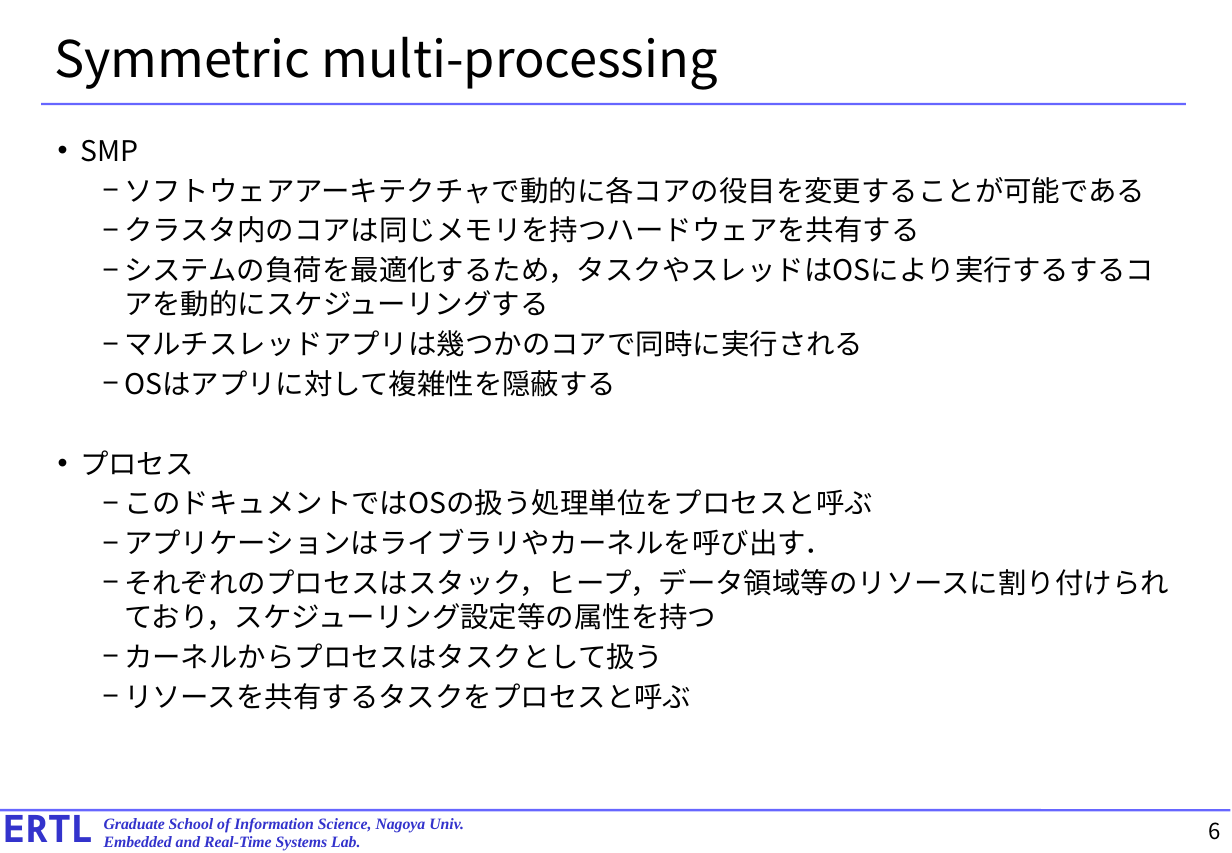
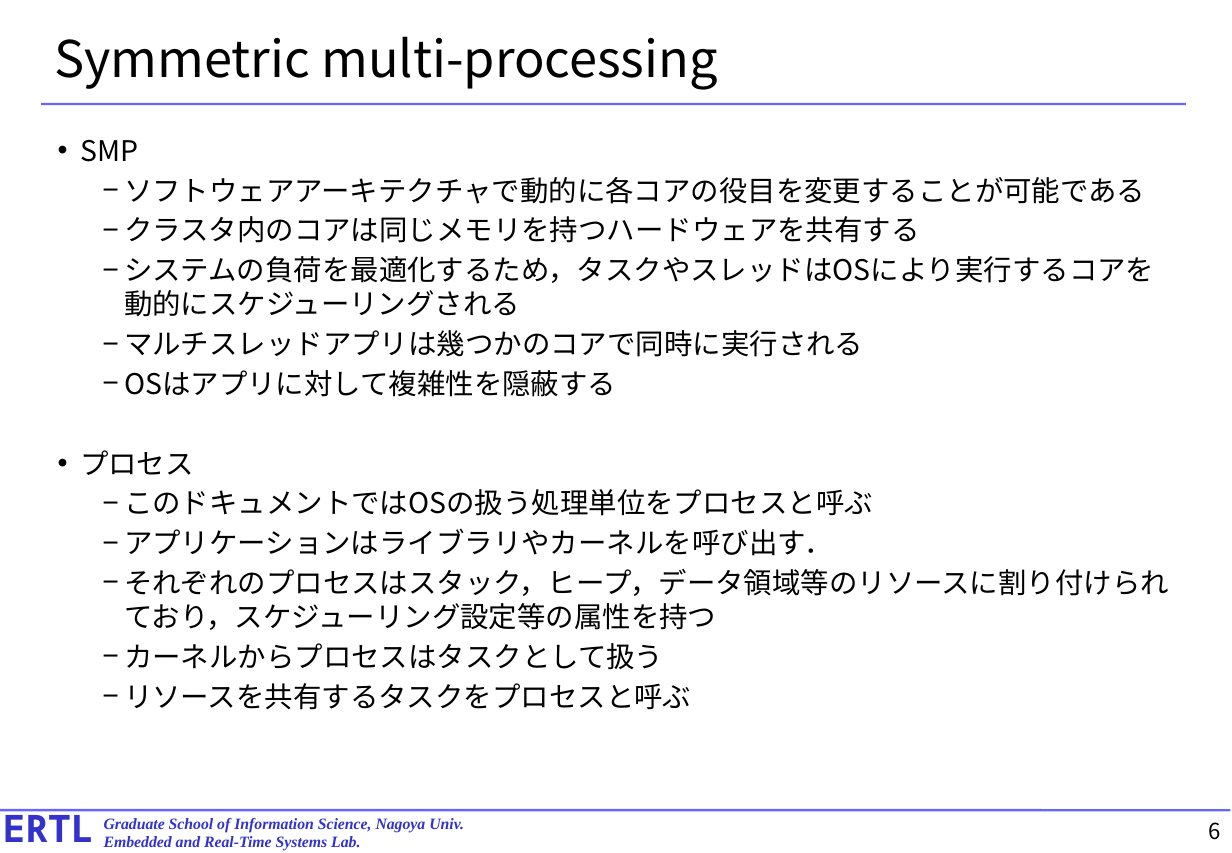
Before and after one commit to exshonda/arm64_basic, a slide deck: slide 6 of text/12.chapter14.pptx. Drawn at 1232x853 pixels with LibreOffice and Linux fonts; fonts in the diff are those of the drawing. Boxes give left, top, right and bottom in pixels: in the first picture for what was removed or moved away, otherwise in the second. Text is boxed around its words. In the diff, an @@ line names an element or a change of style, - is before the commit and + after.

```diff
--- a/text/12.chapter14.pptx
+++ b/text/12.chapter14.pptx
@@ text at <box>124,256,1154,283</box>: text changed @@
-  − システムの負荷を最適化するため，タスクやスレッドはOSにより実行するするコアを動的にスケジューリングする
+  − システムの負荷を最適化するため，タスクやスレッドはOSにより実行するコアを動的にスケジューリングされる
```
Also in this commit, not shown: 2 other slides changed, 1 other file.
